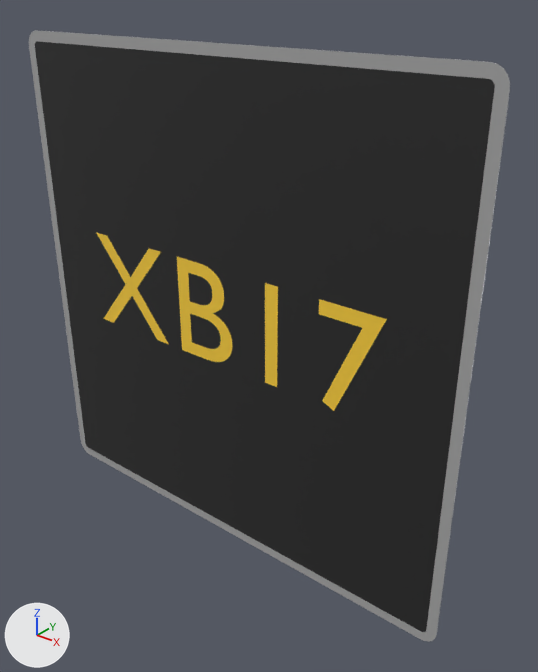
Before and after pictures for a commit that changed the glTF model panneaux/19_X_dynamiques/XB17.glb.
Rendered twice from a camera (50 mm lens) standing at (0.874, -0.95, 0.599) and looking at (0.076, 0.047, -0.019). The lights are fixed; the arrows at lower left show +X, +Y and +Z. The older version comes first. Where no turn or scale is listed for an object, it has been applied to the vertices. Vertices at exactly the same position are counted once.

Objects in the first picture: 'XB17_cadre00', 'XB17_fond01', 'XB17_txt02' and 1 more.
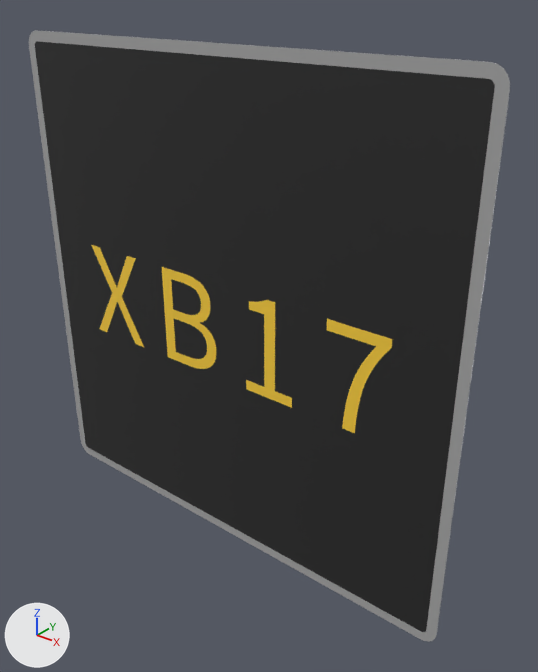
The change, as a diff of the scene's bpy script:
```diff
--- a/panneaux/19_X_dynamiques/XB17.glb.py
+++ b/panneaux/19_X_dynamiques/XB17.glb.py
@@ me_t_361 @@
 # used by ob_xb17_txt02; location = (0.0, -0.002, 0.0)
 # verts and faces of me_t_361; kept vertices keep their numbers, new ones are numbered from 256
 # before: 6 (0.106, 0.0, -0.088) at pixel (265, 382), 7 (0.106, 0.0, 0.112) at pixel (264, 283), 8 (0.135, 0.0, 0.112) at pixel (277, 286), 9 (0.135, 0.0, -0.088) at pixel (277, 387), 134 (0.106, 0.0, -0.088) at pixel (265, 382)
 # before: 135 (0.106, 0.0, 0.112) at pixel (264, 282), 136 (0.135, 0.0, 0.112) at pixel (277, 286), 137 (0.135, 0.0, -0.088) at pixel (277, 387)
-me_t_361.from_pydata(...)  # 256 vertices, 504 faces; spans x -0.354..0.352, y 0.0, z -0.091..0.112
+me_t_361.from_pydata(...)  # 438 vertices, 868 faces; spans x -0.373..0.365, y 0.0, z -0.119..0.081
+# me_t_361 part 1: the loose piece of 212 vertices spanning x -0.111..0.027, y 0.0, z -0.088..0.112 is rebuilt with 212 vertices and now spans x -0.155..-0.015, y 0.0, z -0.119..0.081
+# me_t_361 part 2: the loose piece of 24 vertices spanning x -0.354..-0.148, y 0.0, z -0.088..0.112 is rebuilt with 124 vertices and now spans x -0.373..-0.226, y 0.0, z -0.119..0.081
+# me_t_361 part 3: the loose piece of 12 vertices spanning x 0.223..0.352, y 0.0, z -0.091..0.112 is rebuilt with 58 vertices and now spans x 0.24..0.365, y 0.0, z -0.119..0.081
+# me_t_361 part 4: a new loose piece of 44 vertices spanning x 0.06..0.17, y 0.0, z -0.119..0.081, in mat_ambre_dynamique (yellow #ffd33f)
+# me_t_361 part 5
+delete_vertices([*range(6, 10), *range(134, 138)])  # with the faces that use them
 me_t_361.materials.append(mat_ambre_dynamique)
```

Pixel boxes (x1, y1, x2, y2) of what changed, in the pictures (538 x 672 px):
'XB17_txt02', reshaped
    before: (97, 233, 387, 411)
    after: (91, 245, 393, 433)
part 1 of me_t_361, rebuilt
    before: (177, 257, 232, 362)
    after: (162, 267, 216, 369)
part 2 of me_t_361, rebuilt (26% narrower, 8% shorter)
    before: (97, 233, 169, 344)
    after: (91, 245, 144, 347)
part 3 of me_t_361, rebuilt
    before: (319, 299, 387, 411)
    after: (327, 319, 393, 433)
part 4 of me_t_361, added (yellow)
    after: (246, 300, 292, 408)
part 5 of me_t_361, deleted (yellow)
    before: (265, 283, 278, 387)
